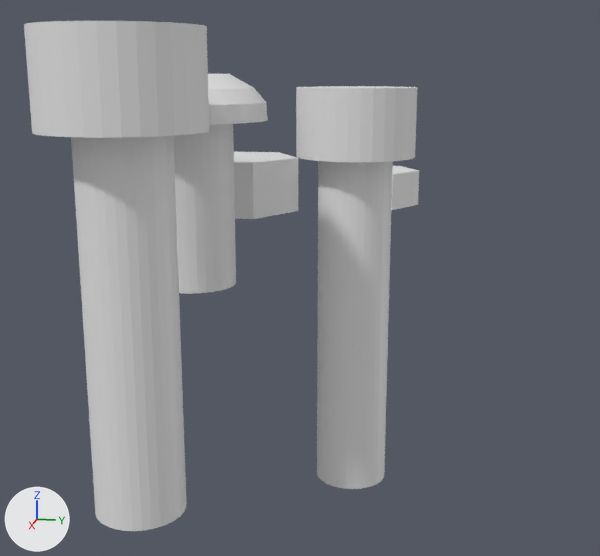
The Blender file lib/screws_and_nuts.blend: old version first, new version second.
Rendered twice from a 50 mm lens placed at (58.2, 6.4, 7.7), pointed at (10.6, -3.2, -4.2). Arrows for +X, +Y and +Z are at lower left; the lights stay in place.

The first picture shows 'nut_m3', 'nut_m5', 'screw_m4x20', 'screw_m4x20_tolerance_cutout', 'screw_m5x10', 'screw_m5x10_tolerance_cutout', 'screw_m5x20'.
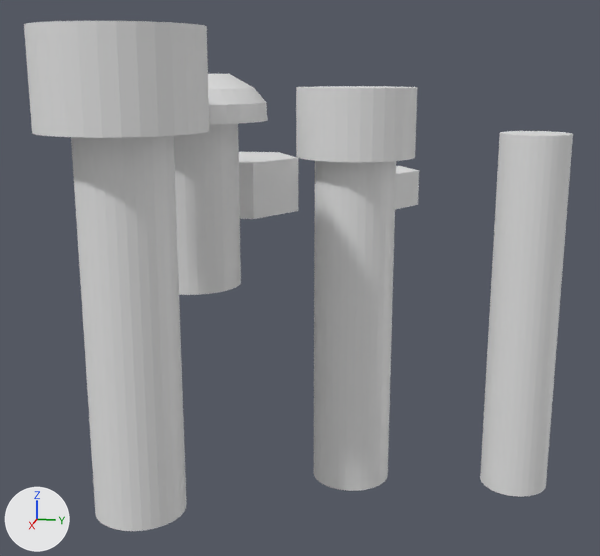
Commit message: Testprinted the bed level screw holders and made tolerances wider

Where the change shows, as pixel boxes [x1, y1, x2, y2] in the pictures (600 x 556 px):
'screw_m4x20_tolerance_cutout', mesh rescaled (9% wider): before [317, 161, 393, 489]; after [313, 161, 396, 491]
'm3_tolerance_cutout', added: after [480, 131, 573, 497]

Edits to the bpy script that builds the scene:
```text
Change me_cylinder_006:
    where me_cylinder_006.from_pydata(...)  # 64 vertices, 34 faces; spans x -2.2..2.2, y -2.2..2.2, z -10.0..10.0
    used by ob_screw_m4x20_tolerance_cutout; location = (10.0, 0.0, -6.95)
    me_cylinder_006 part 1: the whole mesh is scaled about its middle by (1.1, 1.1, 1)
Add me_cylinder_009:
    me_cylinder_009.from_pydata(...)  # 64 vertices, 34 faces; spans x -2.0..2.0, y -2.0..2.0, z -10.5..10.5
Add ob_m3_tolerance_cutout:
    ob_m3_tolerance_cutout = bpy.data.objects.new('m3_tolerance_cutout', me_cylinder_009)
    ob_m3_tolerance_cutout.location = (10.0, 10.0, -6.0)
```
